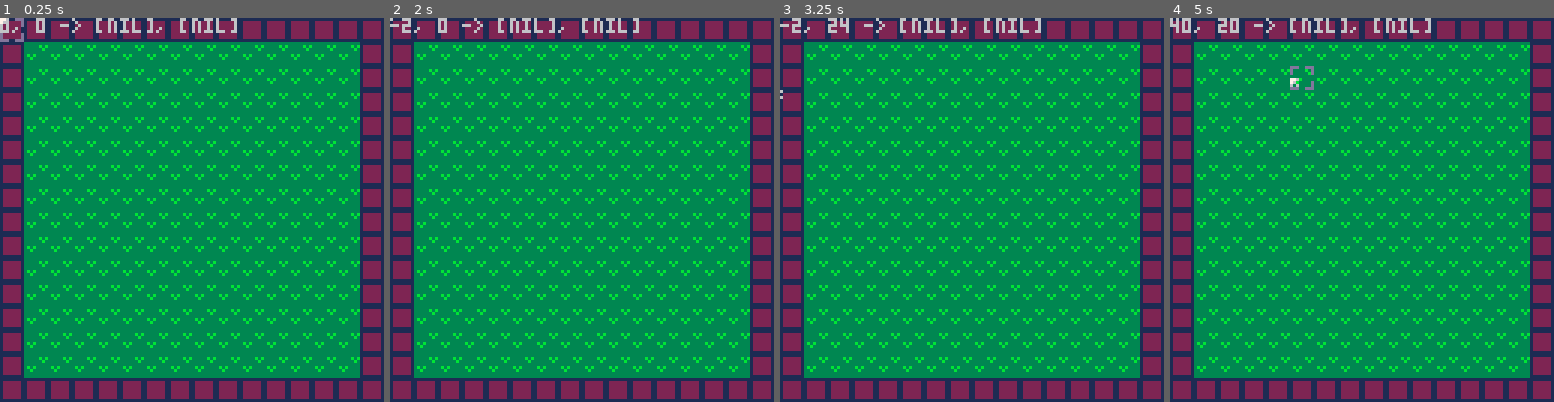
Above: before the commit, frames 1-4 (left to right).
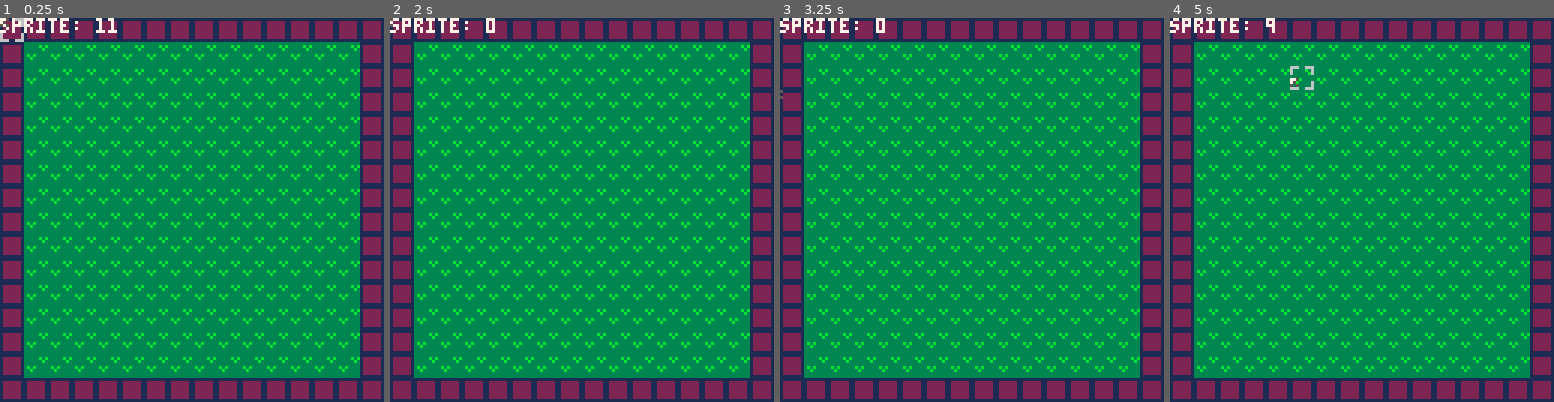
Above: after the commit, the same moments.

Repository: etrizzo/pico8
Game: PICO-8 cartridge SIJ2019/sij2019.p8
The game is run twice, just before and just after one commit, with the same random seed, the same clock (stepped at 60 frames per second) and the same inputs.
Inputs:
- Up to frame 1 (0.25 s): no input
- Up to frame 2 (2 s): hold Left from 1.97 s (still down)
- Up to frame 3 (3.25 s): release Left at 2.37 s; hold Down 2.42-2.82 s; hold Right from 2.87 s (still down)
- Up to frame 4 (5 s): release Right at 3.53 s; hold Up 3.58-4.08 s; hold Right 4.13-4.53 s; hold Down from 4.58 s (still down)

The runs differ from the first frame. In frame 1, 1.1% of the frame differs, in the area x 0-62%, y 0-7%; in frame 2, 1.0%; in frame 3, 1.0%; in frame 4, 1.2%, in the area x 0-68%, y 0-19%.

Commit message:
Added printUI and prints current tile sprite

Diff:
--- a/SIJ2019/sij2019.p8
+++ b/SIJ2019/sij2019.p8
@@ -74,6 +73,10 @@
 	tilecursor.x += deltax;
 	tilecursor.y += deltay;
 
+	updatehovertile();
+end
+
+function updatehovertile()
 	hovertile.x = tilecursor.x - (tilecursor.x % 8);
 	hovertile.y = tilecursor.y - (tilecursor.y % 8);
 end
@@ -90,7 +93,7 @@
 function drawcursor()
 	--draw the tile cursor
 
-	print(tostr(tilecursor.x) .. ", " .. tostr(tilecursor.y) .. " -> " .. tostr(tilex) .. ", " .. tostr(tiley));
+	printui("sprite: " .. tostr(gettilesprite(hovertile.x / 8, hovertile.y / 8)));
 	spr(15, hovertile.x, hovertile.y);
 
 	--draw the mouse position
@@ -155,6 +158,10 @@
         camerax = 0
         cameray += 128
     end
+
+    tilecursor.x = camerax;
+    tilecursor.y = cameray;
+    updatehovertile();
 end
 
 --------------------------------------------------------------------------
@@ -165,16 +172,23 @@
     return x,y
 end
 
+function printui(text, posx, posy, col)
+	posx = posx or 0;
+	posy = posy or 0;
+	col = col or 7;
+	print (text, posx + camerax, posy + cameray, col);
+end
+
 -- hello qtie
 __gfx__
-000000005555555500000000888888880000000044444444000000005555551500000000333333330000000011111111000000007760000000000000ddd00ddd
-00000000500000050000000080000008000000004444464400000000111111110000000033333b3b0000000012222221000000007600000000000000d000000d
-007007005000000500000000800eee080000000045444444000000005551555500000000333333b30000000012222221000000006060000000000000d000000d
+00000000555555550000000088888888000000004444444400000000555555150000000033333333000000001111111100000000775000000000000066600666
+00000000500000050000000080000008000000004444464400000000111111110000000033333b3b000000001222222100000000750000000000000060000006
+007007005000000500000000800eee080000000045444444000000005551555500000000333333b3000000001222222100000000505000000000000060000006
 000770005090009500000000800e0008000000004444944400000000555155550000000033333333000000001222222100000000000000000000000000000000
 000770005090909500000000800ee00800000000444444440000000011111111000000003b3b3333000000001222222100000000000000000000000000000000
-007007005099999500000000800e0008000000004944445400000000515555150000000033b333330000000012222221000000000000000000000000d000000d
-000000005000000500000000800000080000000044444444000000005155551500000000333333330000000012222221000000000000000000000000d000000d
-000000005555555500000000888888880000000044444444000000001111111100000000333333330000000011111111000000000000000000000000ddd00ddd
+007007005099999500000000800e0008000000004944445400000000515555150000000033b33333000000001222222100000000000000000000000060000006
+00000000500000050000000080000008000000004444444400000000515555150000000033333333000000001222222100000000000000000000000060000006
+00000000555555550000000088888888000000004444444400000000111111110000000033333333000000001111111100000000000000000000000066600666
 __map__
 0b0b0b0b0b0b0b0b0b0b0b0b0b0b0b0b0b0b0b0b0b0b0b0b0b0b0b0b0b0b0b0b0b0b0b0b0b0b0b0b0b0b0b0b0b0b0b0b0b0b0b0b0b0b0b0b0b0b0b0b0b0b0b0b0b0b0b0b0b0b0b0b0b0b0b0b0b0b0b0b000000000000000000000000000000000000000000000000000000000000000000000000000000000000000000000000
 0b09090909090909090909090909090b0b00000000000000000000000000000b0b00000000000000000000000000000b0b00000000000000000000000000000b0b00000000000000000000000000000b000000000000000000000000000000000000000000000000000000000000000000000000000000000000000000000000
